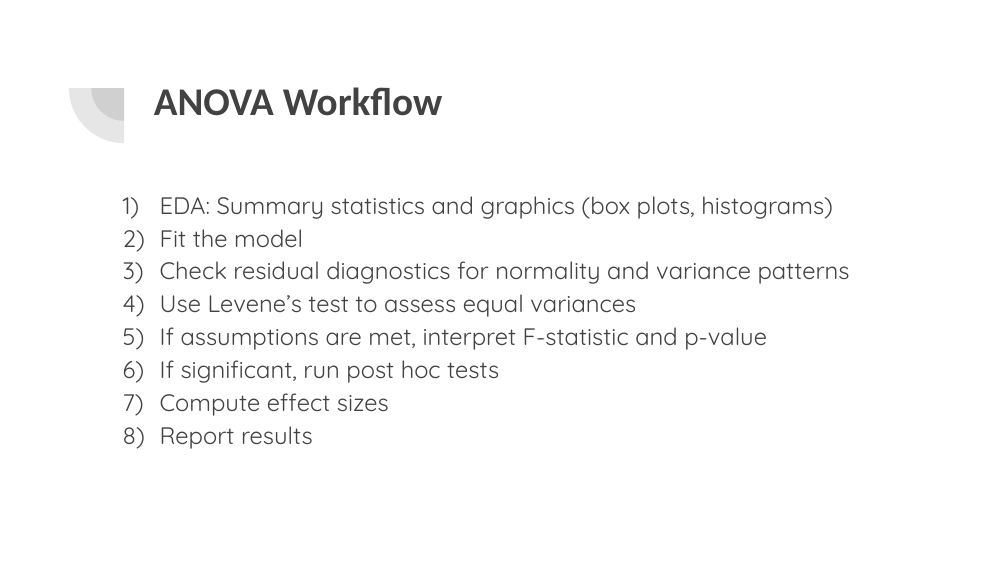
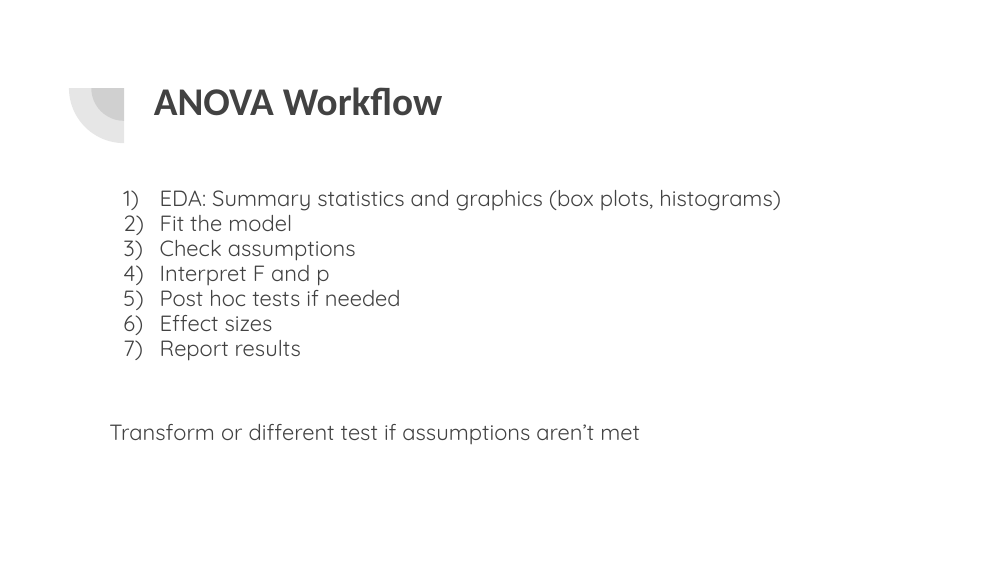
Before and after one commit to rjwrobel86/applied-business-statistics, a slide deck: slide 4 of course-materials/slides/ANOVA.pptx. Drawn at 1008x567 pixels with LibreOffice and Linux fonts; fonts in the diff are those of the drawing. Boxes give left, top, right and bottom in pixels: in the first picture for what was removed or moved away, otherwise in the second. Text is boxed around its words. In the diff, an @@ line names an element or a change of style, - is before the commit and + after.

```diff
--- a/course-materials/slides/ANOVA.pptx
+++ b/course-materials/slides/ANOVA.pptx
@@ text at (160,190,781,361): size 17 to 15.7 pt in "EDA: Summary statistics and graphics (box plots, ...", "Fit the model", "Report results"; indent changed; line spacing 1.15 to 0.95 @@
@@ text at (160,240,401,331): text changed; size 17 to 15.7 pt @@
-3) Check residual diagnostics for normality and variance patterns
-4) Use Levene’s test to assess equal variances
-5) If assumptions are met, interpret F-statistic and p-value
-6) If significant, run post hoc tests
-7) Compute effect sizes
+3) Check assumptions
+4) Interpret F and p
+5) Post hoc tests if needed
+6) Effect sizes
@@ text at (109,424,640,445): paragraph added @@
+Transform or different test if assumptions aren’t met
```
Also in this commit, not shown: 17 other slides changed, 2 slides added, 1 slide removed, 6 other files.
